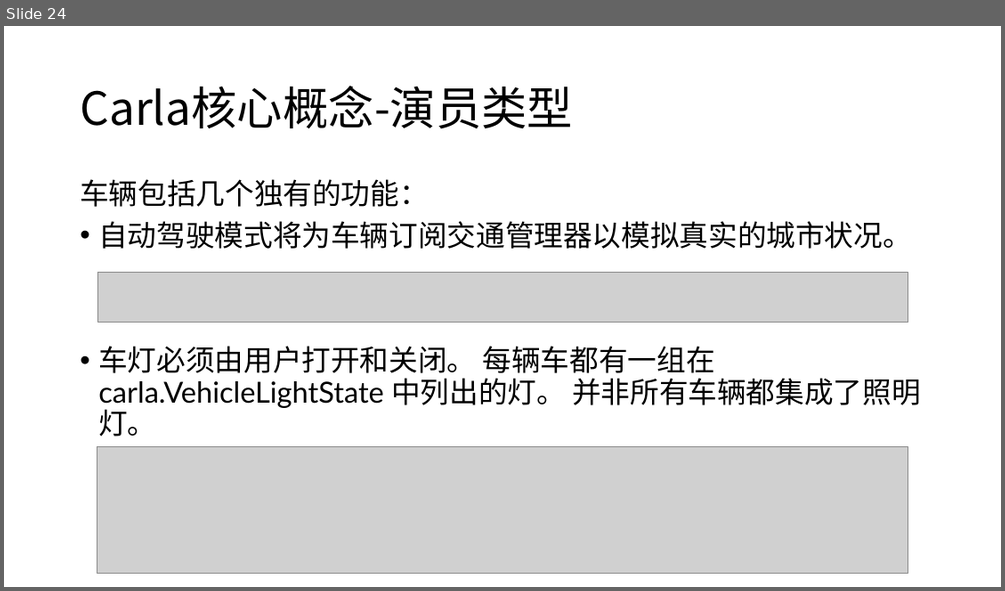
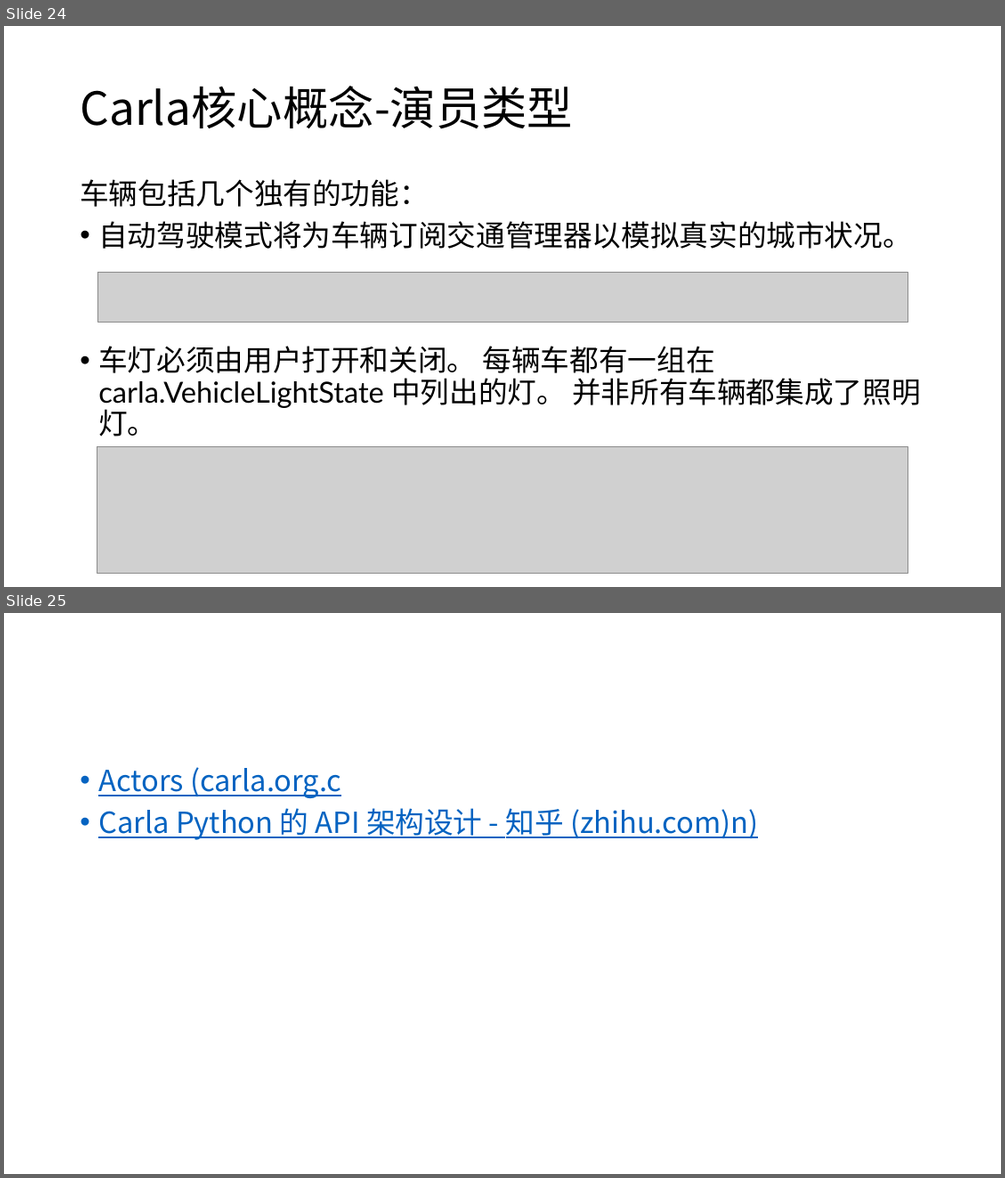
Before and after one commit to cheeshine/simulator, a slide deck: Carla API 学习分享.pptx. Shown one above the other, each under a label of ours: slide 24 before the commit, slides 24 and 25 after it. The pictures are 1005x591 and 1005x1178 pixels, drawn with LibreOffice and Linux fonts; fonts in the diff are those of the drawing; grey boxes stand for pictures. Boxes give left, top, right and bottom in pixels: in the first picture for what was removed or moved away, otherwise in the second. Text is boxed around its words. In the diff, an @@ line names an element or a change of style, - is before the commit and + after.

Commit message:
add ppt

```diff
--- a/Carla API 学习分享.pptx
+++ b/Carla API 学习分享.pptx
@@ slide 25 added at bbox=[4, 613, 1001, 1174], background #FFFFFF @@
@@ text added at bbox=[98, 767, 758, 840], 28 pt, text #0563C1, underline @@
+• Actors (carla.org.c
+• Carla Python 的 API 架构设计 - 知乎 (zhihu.com)n)
```
Also in this commit, not shown: 1 slide removed.
